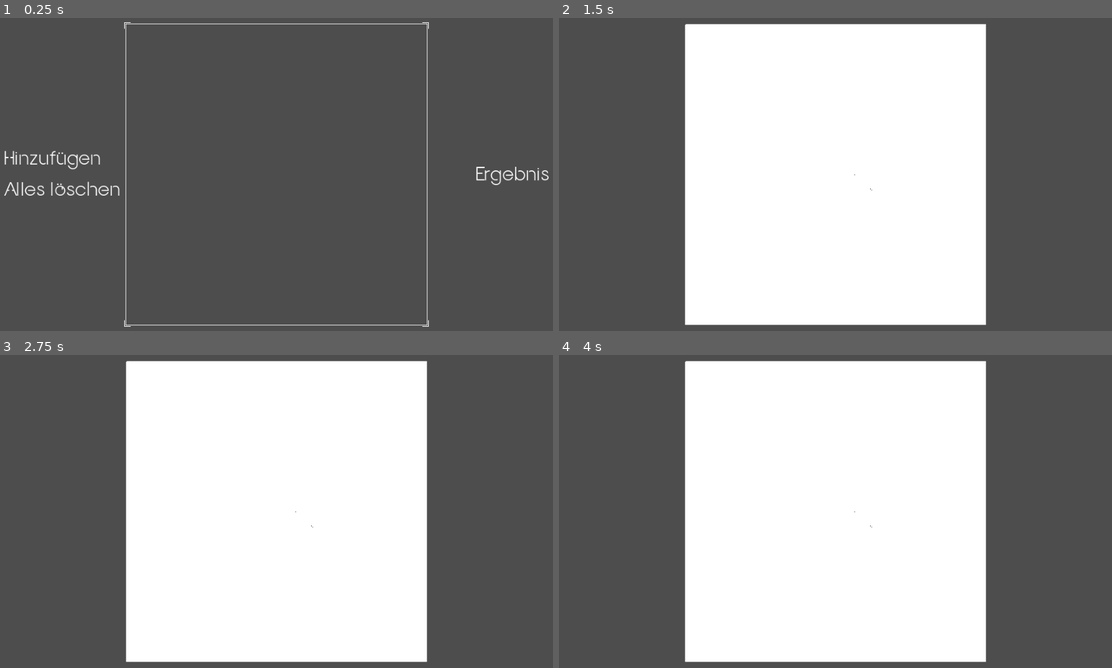
Above: before the commit, frames 1-4 (two rows, left to right).
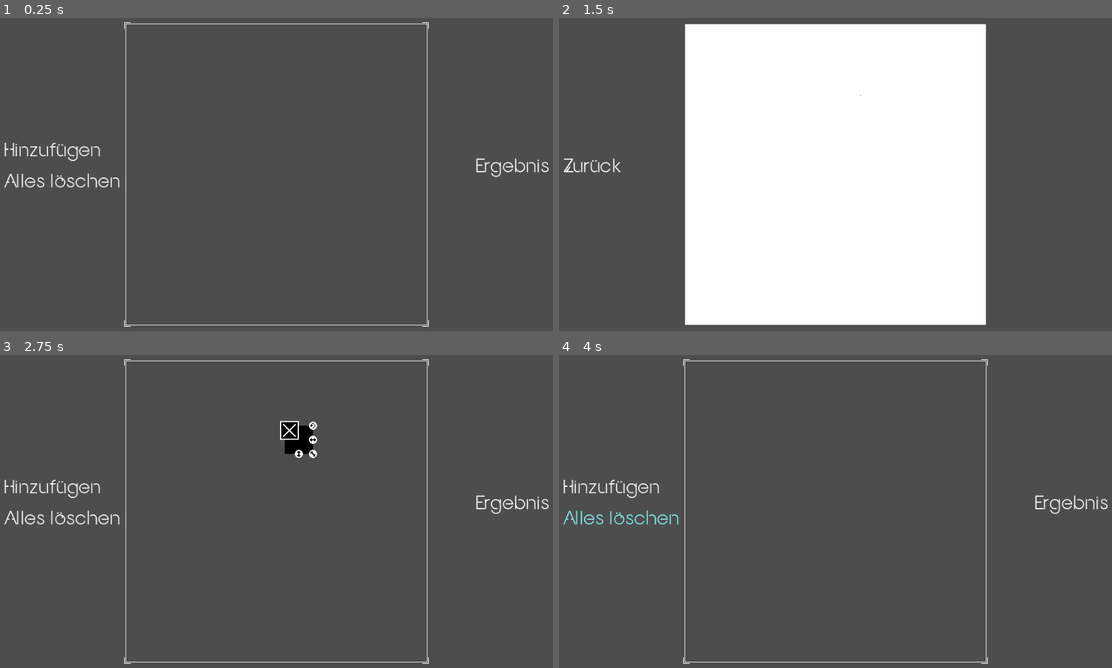
Above: after the commit, the same moments.

Repository: Anomasie/Fractals
Game: Godot game, scene res://scenes/GUI.tscn
Same seed, same stepped clock (60 frames per second), same inputs: the game is played once before the commit and once after it.
Inputs (mouse positions are in pixels of both pictures, inside the frame that each line leads up to):
- Up to frame 1 (0.25 s): no input
- Up to frame 2 (1.5 s): click "Hinzufügen" at 0.5 s; click "Ergebnis" at 1.25 s
- Up to frame 3 (2.75 s): click (33, 502) at 2 s, where only the run after the commit has a clickable "Zurück"
- Up to frame 4 (4 s): click (857, 439) at 2.77 s; click (619, 517) at 3.5 s, where only the run after the commit has a clickable "Alles löschen"

The runs differ from the first frame. In frame 1, 1.3% of the frame differs, in the area x 0-100%, y 39-57%; in frame 2, 0.2%; in frame 3, 53%; in frame 4, 53%, in the area x 0-100%, y 1-99%.

Commit message:
changed theme

Diff:
--- a/assets/MainTheme.tres
+++ b/assets/MainTheme.tres
@@ -23,3 +23,8 @@
 Button/styles/hover = SubResource("StyleBoxEmpty_5ut4m")
 Button/styles/normal = SubResource("StyleBoxEmpty_bliwb")
 Button/styles/pressed = SubResource("StyleBoxEmpty_kkuj4")
+MarginContainer/constants/margin_bottom = 16
+MarginContainer/constants/margin_left = 16
+MarginContainer/constants/margin_right = 16
+MarginContainer/constants/margin_top = -12
+VBoxContainer/constants/separation = 16
--- a/scenes/GUI.gd
+++ b/scenes/GUI.gd
@@ -4,6 +4,9 @@
 @onready var ResultUI = $ResultUI
 
 func _ready():
+	show_playground()
+
+func show_playground():
 	PlaygroundUI.show()
 	ResultUI.hide()
 
--- a/scenes/Playground.gd
+++ b/scenes/Playground.gd
@@ -4,7 +4,7 @@
 
 func add(pos):
 	var Instance = Rect.instantiate()
-	Instance.position = pos
+	Instance.position = pos - Vector2(64,64)/2
 	Instance.close_me.connect(close.bind(Instance))
 	self.add_child(Instance)
 
@@ -21,8 +21,8 @@
 	for child in self.get_children():
 		var contraction = Contraction.new()
 		contraction.translation = Vector2(
-			(child.position.x - origin.x) / Global.LOUPE.x,
-			(child.position.y - origin.y) / Global.LOUPE.y
+			(child.Rect.get_global_position().x - origin.x) / Global.LOUPE.x,
+			(child.Rect.get_global_position().y - origin.y) / Global.LOUPE.y
 		)
 		contraction.contract = Vector2(
 			child.Rect.size.x / Global.LOUPE.x,
--- a/scenes/PlaygroundUI.gd
+++ b/scenes/PlaygroundUI.gd
@@ -3,14 +3,16 @@
 @onready var Playground = $Playground
 @onready var BlueTexture = $Center/Center/BlueTexture
 
-var rot = 0
+var rot = randi_range(0,360-1)
 
 func _ready():
 	BlueTexture.custom_minimum_size = Global.LOUPE
 
 func _on_add_pressed():
-	Playground.add(self.position + self.size / 2 + Vector2(32,0).rotated(rot))
-	rot += 10
+	Playground.add(self.get_global_position() + self.size / 2 + Vector2(128,0).rotated(rot))
+	rot += 4
+	if rot >= 360:
+		rot -= 360
 
 func _on_close_all_pressed():
 	Playground.close_all()
--- a/scenes/PlaygroundUI.tscn
+++ b/scenes/PlaygroundUI.tscn
@@ -28,6 +28,10 @@
 grow_horizontal = 2
 grow_vertical = 2
 mouse_filter = 2
+theme_override_constants/margin_left = 0
+theme_override_constants/margin_top = 0
+theme_override_constants/margin_right = 0
+theme_override_constants/margin_bottom = 0
 
 [node name="Frame" type="NinePatchRect" parent="Center"]
 visibility_layer = 2
@@ -61,17 +65,12 @@
 offset_right = 128.0
 offset_bottom = 31.5
 grow_vertical = 2
-theme_override_constants/margin_left = 16
-theme_override_constants/margin_top = 16
-theme_override_constants/margin_right = 16
-theme_override_constants/margin_bottom = 16
 
 [node name="Lines" type="VBoxContainer" parent="Left"]
 visibility_layer = 2
 layout_mode = 2
 size_flags_horizontal = 0
 size_flags_vertical = 4
-theme_override_constants/separation = 16
 
 [node name="Add" type="Button" parent="Left/Lines"]
 visibility_layer = 2
@@ -95,10 +94,6 @@
 anchor_bottom = 0.5
 grow_horizontal = 0
 grow_vertical = 2
-theme_override_constants/margin_left = 16
-theme_override_constants/margin_top = 16
-theme_override_constants/margin_right = 16
-theme_override_constants/margin_bottom = 16
 
 [node name="Results" type="Button" parent="Right"]
 visibility_layer = 2
--- a/scenes/Rect.tscn
+++ b/scenes/Rect.tscn
@@ -70,6 +70,10 @@
 offset_bottom = 48.0
 size_flags_horizontal = 4
 size_flags_vertical = 4
+theme_override_constants/margin_left = 0
+theme_override_constants/margin_top = 0
+theme_override_constants/margin_right = 0
+theme_override_constants/margin_bottom = 0
 script = ExtResource("1_xqf1l")
 metadata/_edit_group_ = true
 
--- a/scenes/ResultUI.gd
+++ b/scenes/ResultUI.gd
@@ -12,10 +12,13 @@
 			entry.x * Global.LOUPE.x,
 			entry.y * Global.LOUPE.y
 		)
-		if entry.x >= 0 and entry.x <= Global.LOUPE.x:
-			if entry.y >= 0 and entry.y <= Global.LOUPE.y:
+		if entry.x >= 0 and entry.x < Global.LOUPE.x:
+			if entry.y >= 0 and entry.y < Global.LOUPE.y:
 				image.set_pixel(entry.x, entry.y, Color.BLACK)
 	# set image
 	Result.set_texture(ImageTexture.create_from_image(image))
 	Result.custom_minimum_size = Global.LOUPE
 	show()
+
+func _on_back_button_pressed():
+	self.get_parent().show_playground()
--- a/scenes/ResultUI.tscn
+++ b/scenes/ResultUI.tscn
@@ -25,8 +25,41 @@
 offset_bottom = 20.0
 grow_horizontal = 2
 grow_vertical = 2
+theme_override_constants/margin_left = 0
+theme_override_constants/margin_top = 0
+theme_override_constants/margin_right = 0
+theme_override_constants/margin_bottom = 0
 
 [node name="Result" type="TextureRect" parent="Center"]
 custom_minimum_size = Vector2(512, 512)
 layout_mode = 2
 texture = ExtResource("2_ffygg")
+
+[node name="Left" type="MarginContainer" parent="."]
+layout_mode = 1
+anchors_preset = 4
+anchor_top = 0.5
+anchor_bottom = 0.5
+offset_top = -20.0
+offset_right = 40.0
+offset_bottom = 20.0
+grow_vertical = 2
+
+[node name="BackButton" type="Button" parent="Left"]
+layout_mode = 2
+text = "Zurück"
+
+[node name="Right" type="MarginContainer" parent="."]
+layout_mode = 1
+anchors_preset = 6
+anchor_left = 1.0
+anchor_top = 0.5
+anchor_right = 1.0
+anchor_bottom = 0.5
+offset_left = -32.0
+offset_top = -2.0
+offset_bottom = 2.0
+grow_horizontal = 0
+grow_vertical = 2
+
+[connection signal="pressed" from="Left/BackButton" to="." method="_on_back_button_pressed"]
--- a/scripts/ifs.gd
+++ b/scripts/ifs.gd
@@ -13,7 +13,7 @@
 	else:
 		return pos
 
-func calculate_fractal(start=Vector2i(0.5,0.5), delay=0, points=100):
+func calculate_fractal(start=Vector2(0.5,0.5), delay=10, points=10000):
 	var result = []
 	# check if system is empty
 	if len(systems) > 0:
